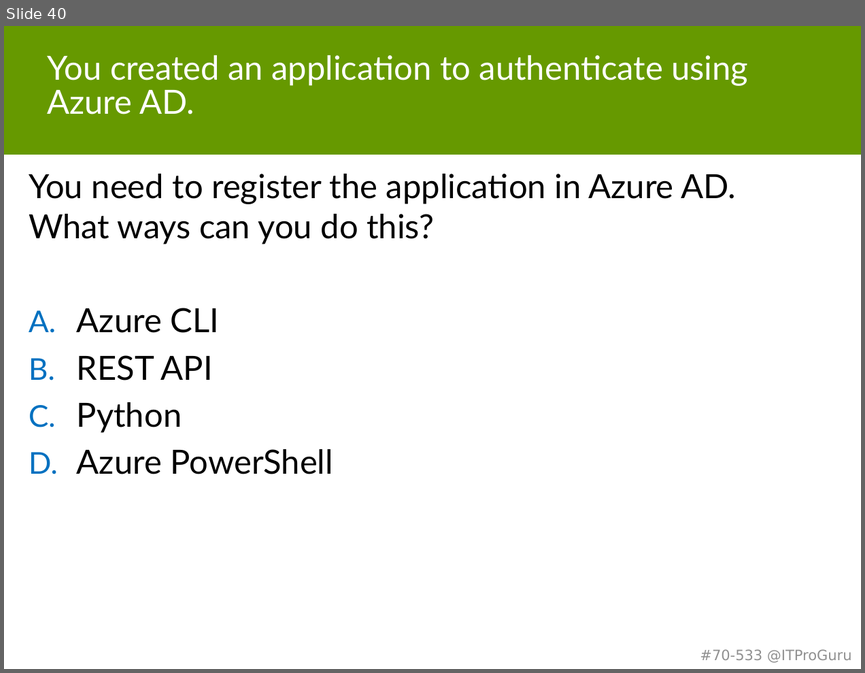
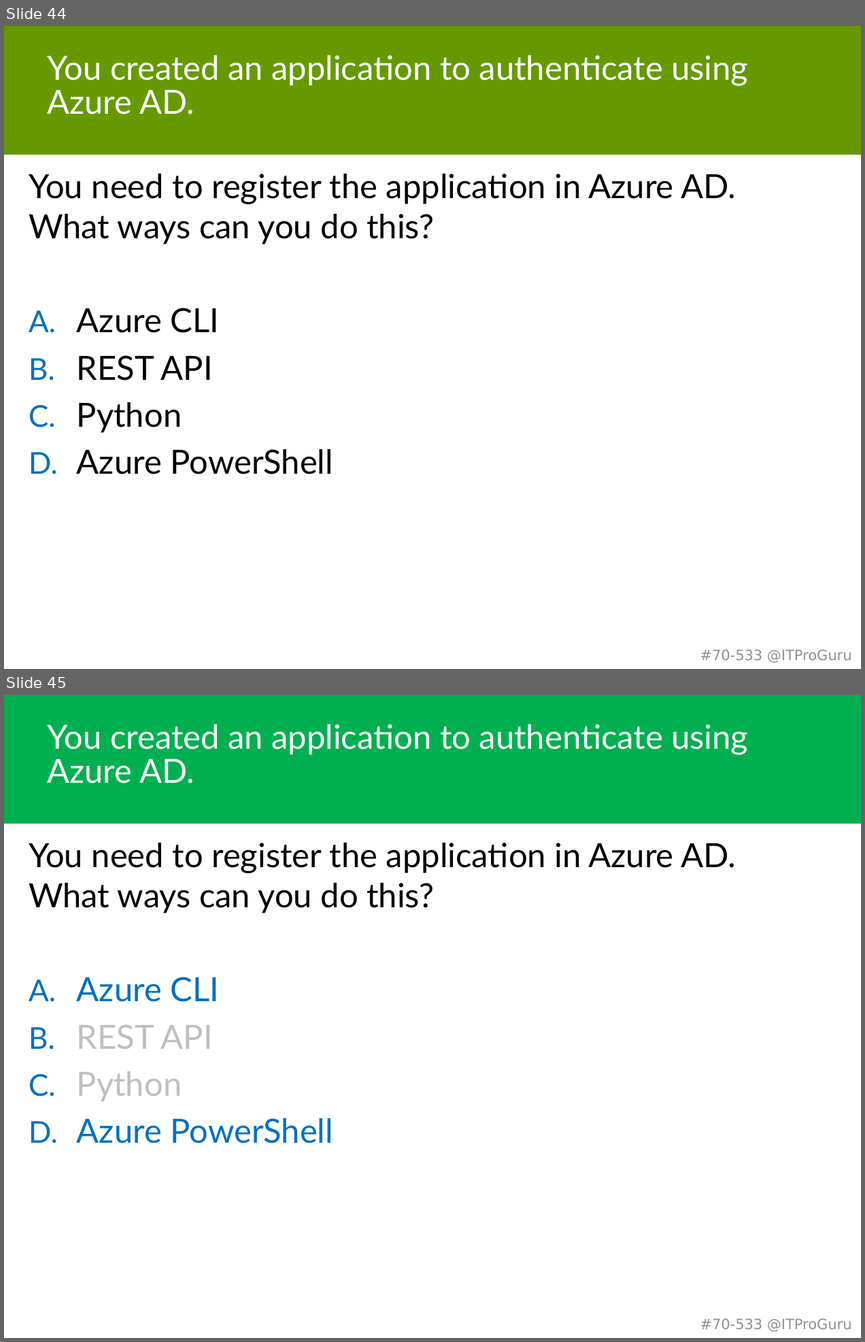
Before and after one commit to guruskill/70-533, a slide deck: 70-533-05-ARMTemplates.pptx. Shown one above the other, each under a label of ours: slide 40 before the commit, slides 44 and 45 after it. The pictures are 865x673 and 865x1342 pixels, drawn with LibreOffice and Linux fonts; fonts in the diff are those of the drawing. Boxes give left, top, right and bottom in pixels: in the first picture for what was removed or moved away, otherwise in the second. Text is boxed around its words. In the diff, an @@ line names an element or a change of style, - is before the commit and + after.

```diff
--- a/70-533-05-ARMTemplates.pptx
+++ b/70-533-05-ARMTemplates.pptx
@@ slide 45 added at (4,695,861,1338), background #FFFFFF; not listed: 2 template elements that a slide beside it also shows @@
@@ rectangle added at (4,695,861,824), fill #00B050 @@
@@ title added at (47,724,748,783), 28 pt, text #FFFFFF @@
+You created an application to authenticate using Azure AD.
@@ text added at (28,843,736,1143), 28 pt, text #000000 @@
+You need to register the application in Azure AD. What ways can you do this?
+A. Azure CLI
+B. REST API
+C. Python
+D. Azure PowerShell
@@ what was slide 40 is now slide 44 @@
```
Also in this commit, not shown: 10 slides changed, 4 other slides added, 2 slides removed.
